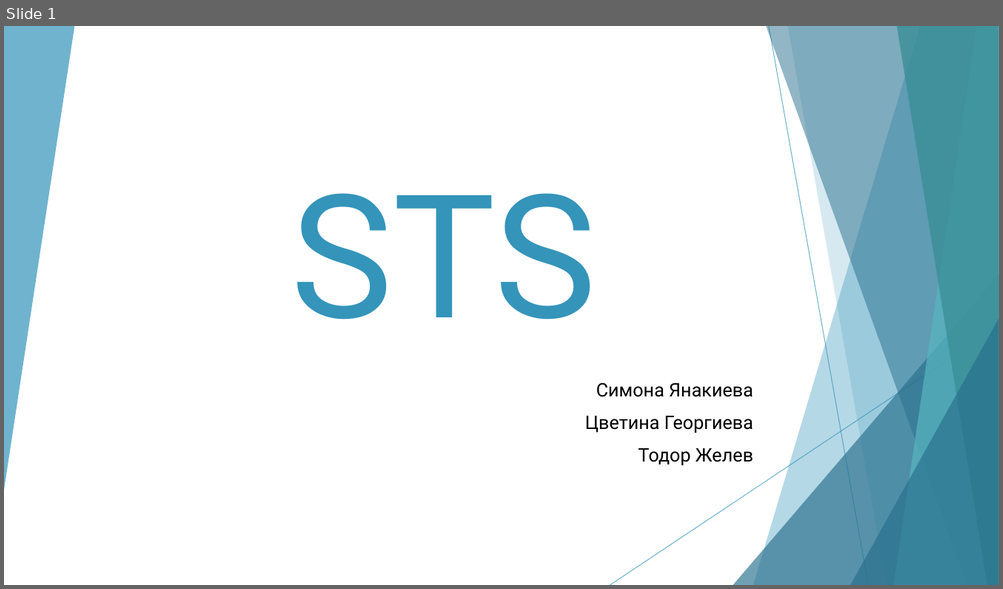
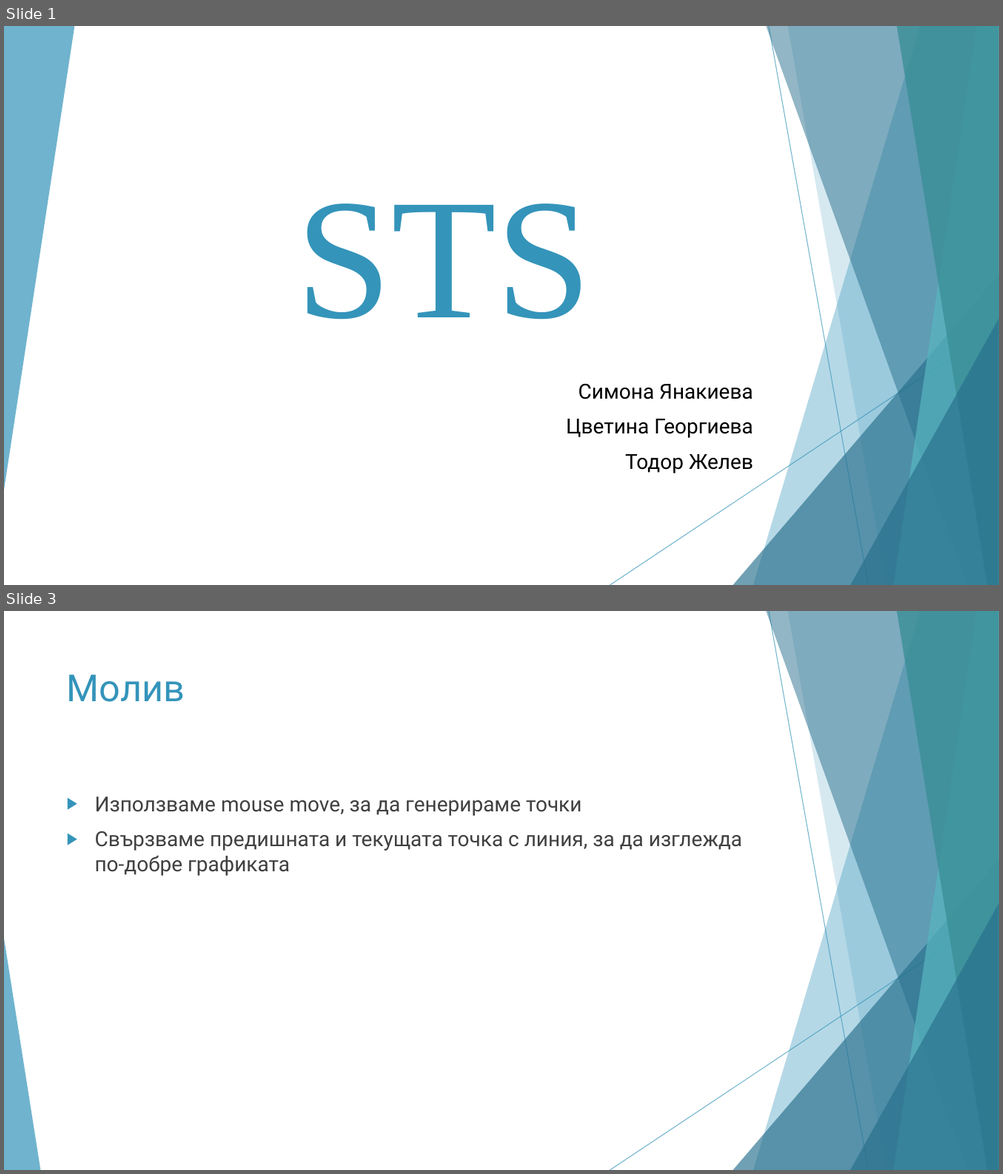
Before and after one commit to todorzhelev/STS, a slide deck: presentation/PresentationFinal.pptx. Shown one above the other, each under a label of ours: slide 1 before the commit, slides 1 and 3 after it; the slides between them are not shown. The pictures are 1003x589 and 1003x1174 pixels, drawn with LibreOffice and Linux fonts; fonts in the diff are those of the drawing. Boxes give left, top, right and bottom in pixels: in the first picture for what was removed or moved away, otherwise in the second. Text is boxed around its words. In the diff, an @@ line names an element or a change of style, - is before the commit and + after.

```diff
--- a/presentation/PresentationFinal.pptx
+++ b/presentation/PresentationFinal.pptx
@@ slide 3 added at <box>4,611,999,1170</box>, background #FFFFFF; not listed: 9 template elements that a slide beside it also shows @@
@@ title added at <box>67,675,185,702</box>, 36 pt, text #3494BA @@
+Молив
@@ text added at <box>95,797,742,876</box>, 20 pt, text #404040 @@
+▶ Използваме mouse move, за да генерираме точки
+▶ Свързваме предишната и текущата точка с линия, за да изглежда по-добре графиката
@@ triangle added at <box>4,939,40,1170</box>, fill #3494BA at 70% opacity @@
@@ slide 1 changed as well @@
@@ title "STS" at <box>296,204,592,320</box>: font Roboto to Times New Roman @@
@@ subtitle "Симона Янакиева" at <box>566,383,753,474</box>: size 18 to 20 pt @@
```
Also in this commit, not shown: 18 other slides added.
